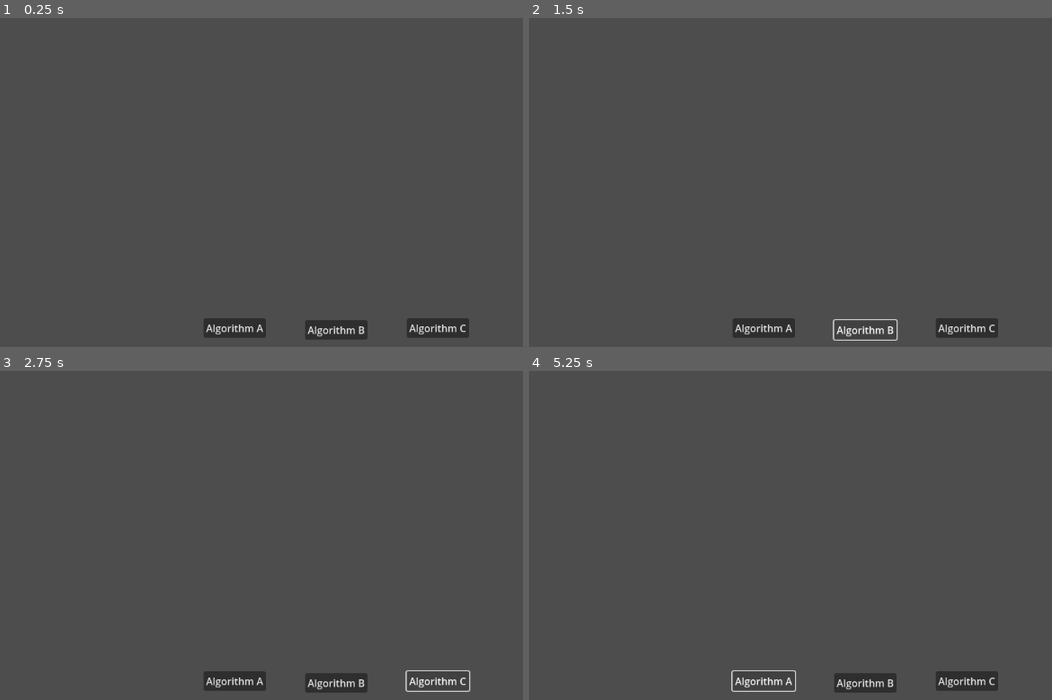
Above: before the commit, frames 1-4 (two rows, left to right).
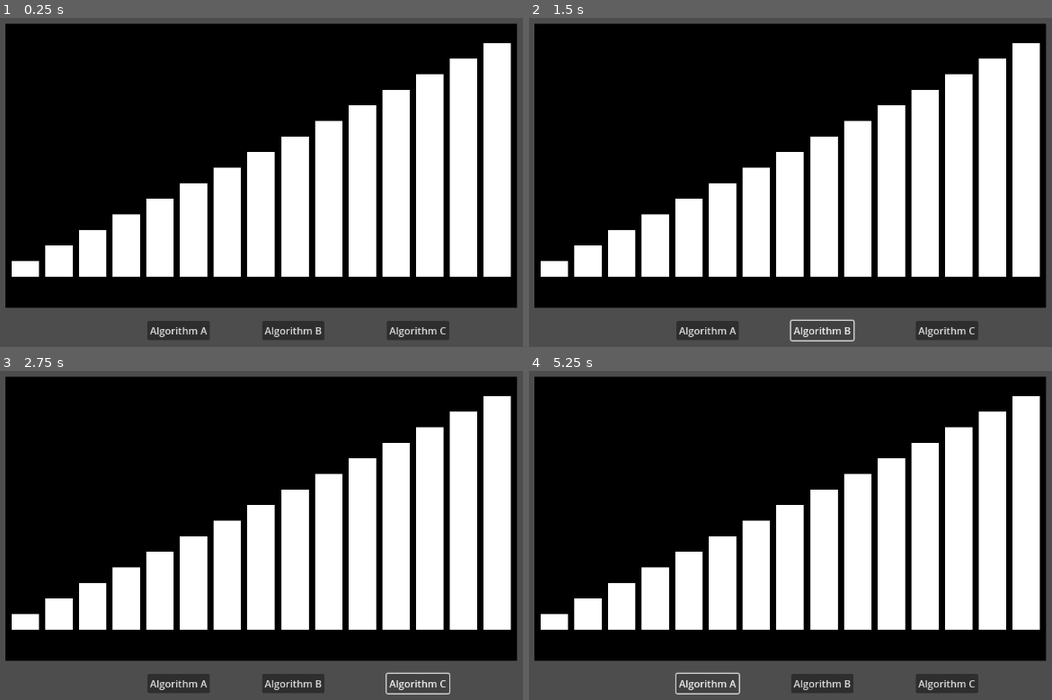
Above: after the commit, the same moments.

Repository: jematson/CS471ChappellChase
Game: Godot game, scene res://scenes/level.tscn
The game is run twice, just before and just after one commit, with the same random seed, the same clock (stepped at 60 frames per second) and the same inputs.
Inputs:
- Up to frame 1 (0.25 s): no input
- Up to frame 2 (1.5 s): click "Algorithm A" at 0.5 s; click "Algorithm B" at 1.25 s
- Up to frame 3 (2.75 s): click "Algorithm C" at 2 s
- Up to frame 4 (5.25 s): click "Algorithm A" at 2.75 s; click "Algorithm B" at 3.5 s; click "Algorithm C" at 4.25 s; click "Algorithm A" at 5 s

The runs differ from the first frame. In frame 1, 87% of the frame differs, in the area x 1-99%, y 1-98%; in frame 2, 87%; in frame 3, 87%; in frame 4, 87%.

Commit message:
Dynamically create display of n stairs of increasing height within a rectangle display

Diff:
--- a/scenes/algorithm_menu.tscn
+++ b/scenes/algorithm_menu.tscn
@@ -6,25 +6,25 @@
 script = ExtResource("1_hi5xi")
 
 [node name="Button1" type="Button" parent="."]
-offset_left = 602.0
-offset_top = 540.0
-offset_right = 702.0
-offset_bottom = 571.0
+offset_left = 512.0
+offset_top = 544.0
+offset_right = 612.0
+offset_bottom = 575.0
 text = "Algorithm A"
 
 [node name="Button2" type="Button" parent="."]
-offset_left = 765.0
-offset_top = 543.0
-offset_right = 865.0
-offset_bottom = 574.0
+offset_left = 696.0
+offset_top = 544.0
+offset_right = 796.0
+offset_bottom = 575.0
 text = "Algorithm B
 "
 
 [node name="Button3" type="Button" parent="."]
-offset_left = 928.0
-offset_top = 540.0
-offset_right = 1028.0
-offset_bottom = 571.0
+offset_left = 896.0
+offset_top = 544.0
+offset_right = 996.0
+offset_bottom = 575.0
 text = "Algorithm C
 "
 
--- a/scenes/level.tscn
+++ b/scenes/level.tscn
@@ -1,7 +1,10 @@
-[gd_scene load_steps=2 format=3 uid="uid://exm1vyysobw5"]
+[gd_scene load_steps=3 format=3 uid="uid://exm1vyysobw5"]
 
 [ext_resource type="PackedScene" uid="uid://c84hilvcwcvgs" path="res://scenes/algorithm_menu.tscn" id="1_2q6dc"]
+[ext_resource type="PackedScene" uid="uid://lwhpaer1wb21" path="res://scenes/stair_display.tscn" id="2_w7c3h"]
 
 [node name="Level" type="Node2D"]
 
+[node name="StairDisplay" parent="." instance=ExtResource("2_w7c3h")]
+
 [node name="AlgorithmMenu" parent="." instance=ExtResource("1_2q6dc")]
--- /dev/null
+++ b/scenes/stair_display.gd
@@ -0,0 +1,27 @@
+extends Node2D
+
+var num_stairs = 15
+var stair_heights = []
+@onready var background: ColorRect = $BG
+@onready var bg_position = background.position
+@onready var bg_height = background.size[1]
+@onready var bg_width = background.size[0]
+
+func _ready() -> void:
+	for i in range(num_stairs):
+		stair_heights.append(i+1)
+	draw_stairs()
+
+
+func draw_stairs() -> void:
+	var stair_width = (bg_width - (10 * (num_stairs+1))) / num_stairs
+	for i in range(num_stairs):
+		var stairx = bg_position[0] + i*(stair_width + 10) + 10
+		var stairh = stair_heights[i]*25
+		var stairy = bg_position[1] + bg_height - 50 - stairh
+
+		var new_node = ColorRect.new()
+		new_node.set_position(Vector2(stairx, stairy))
+		new_node.set_size(Vector2(stair_width, stairh))
+		new_node.color = Color.WHITE
+		add_child(new_node)
--- /dev/null
+++ b/scenes/stair_display.tscn
@@ -0,0 +1,13 @@
+[gd_scene load_steps=2 format=3 uid="uid://lwhpaer1wb21"]
+
+[ext_resource type="Script" uid="uid://do1gssy7lou21" path="res://scenes/stair_display.gd" id="1_36r20"]
+
+[node name="StairDisplay" type="Node2D"]
+script = ExtResource("1_36r20")
+
+[node name="BG" type="ColorRect" parent="."]
+offset_left = 284.0
+offset_top = 67.0
+offset_right = 1105.0
+offset_bottom = 523.0
+color = Color(0, 0, 0, 1)
Not shown, added: scenes/stair_display.gd.uid
